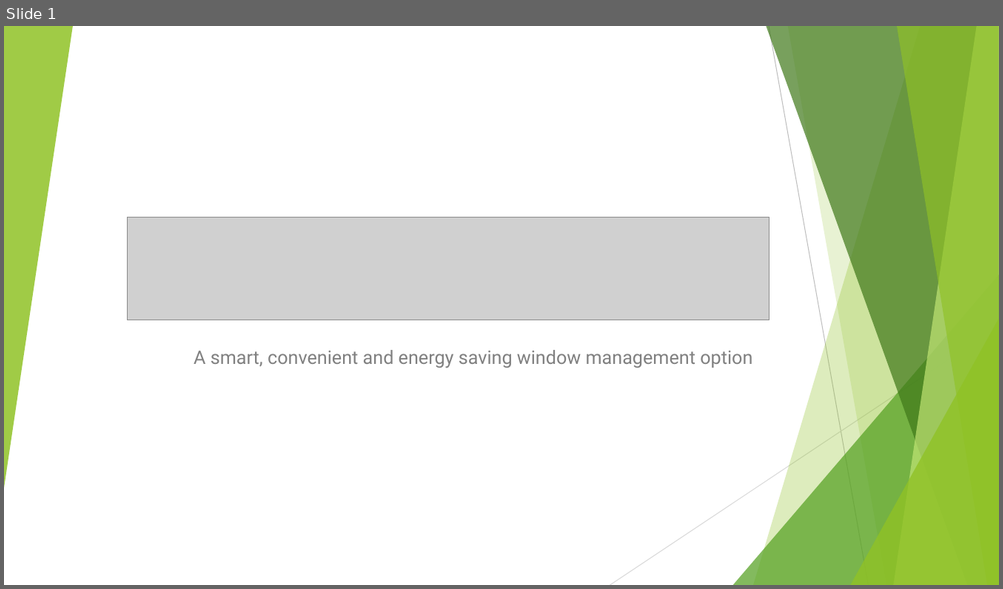
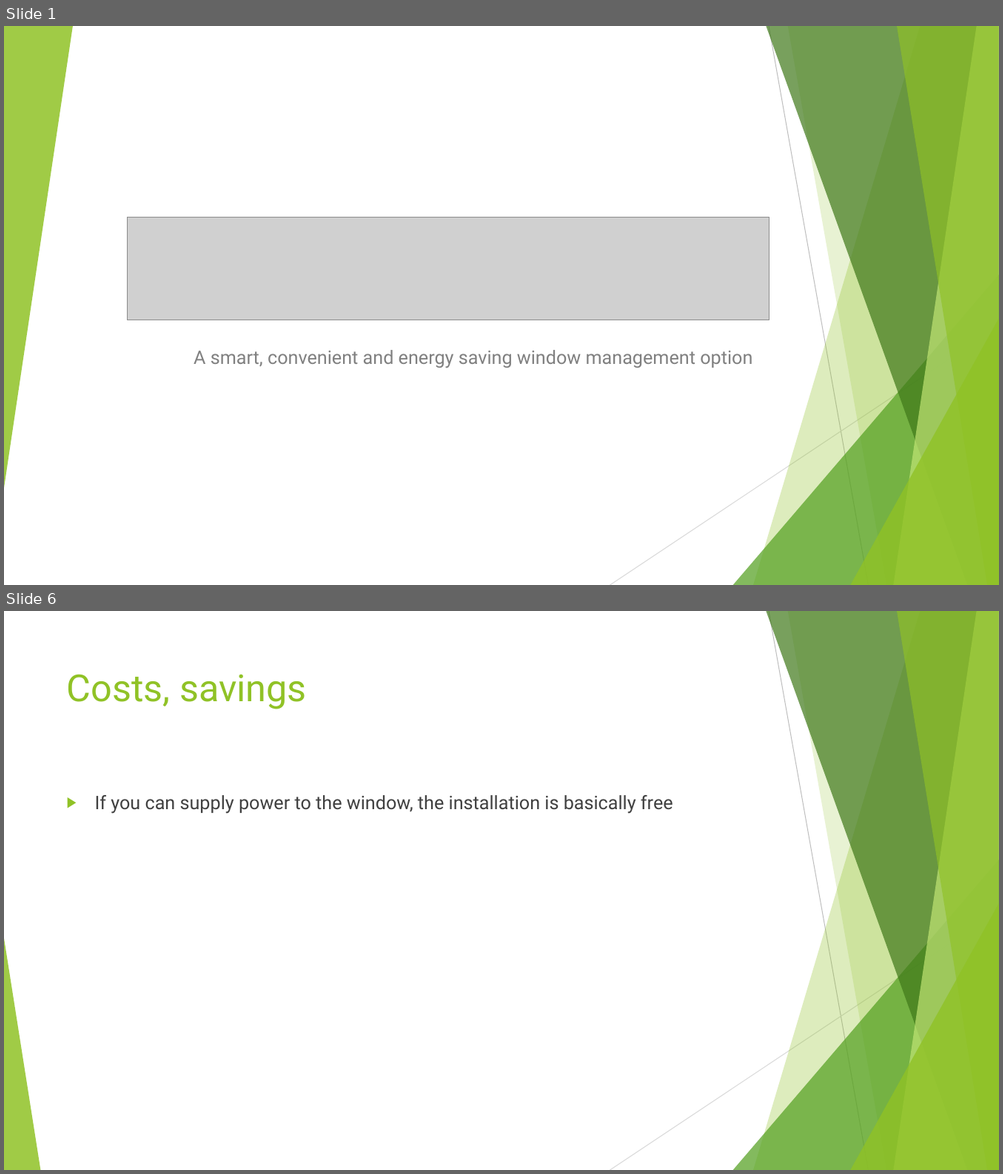
Before and after one commit to csimi97/HEKK, a slide deck: Documentation/Presentation.pptx. Shown one above the other, each under a label of ours: slide 1 before the commit, slides 1 and 6 after it; the slides between them are not shown. The pictures are 1003x589 and 1003x1174 pixels, drawn with LibreOffice and Linux fonts; fonts in the diff are those of the drawing; grey boxes stand for pictures. Boxes give left, top, right and bottom in pixels: in the first picture for what was removed or moved away, otherwise in the second. Text is boxed around its words. In the diff, an @@ line names an element or a change of style, - is before the commit and + after.

```diff
--- a/Documentation/Presentation.pptx
+++ b/Documentation/Presentation.pptx
@@ slide 6 added at (4, 611, 999, 1170), background #FFFFFF; not listed: 9 template elements that a slide beside it also shows @@
@@ title added at (67, 674, 307, 709), 36 pt, text #90C226 @@
+Costs, savings
@@ text added at (95, 795, 673, 814), 18 pt, text #404040 @@
+▶ If you can supply power to the window, the installation is basically free
@@ triangle added at (4, 939, 40, 1170), fill #90C226 at 85% opacity @@
```
Also in this commit, not shown: 4 other slides added, 4 other files.
